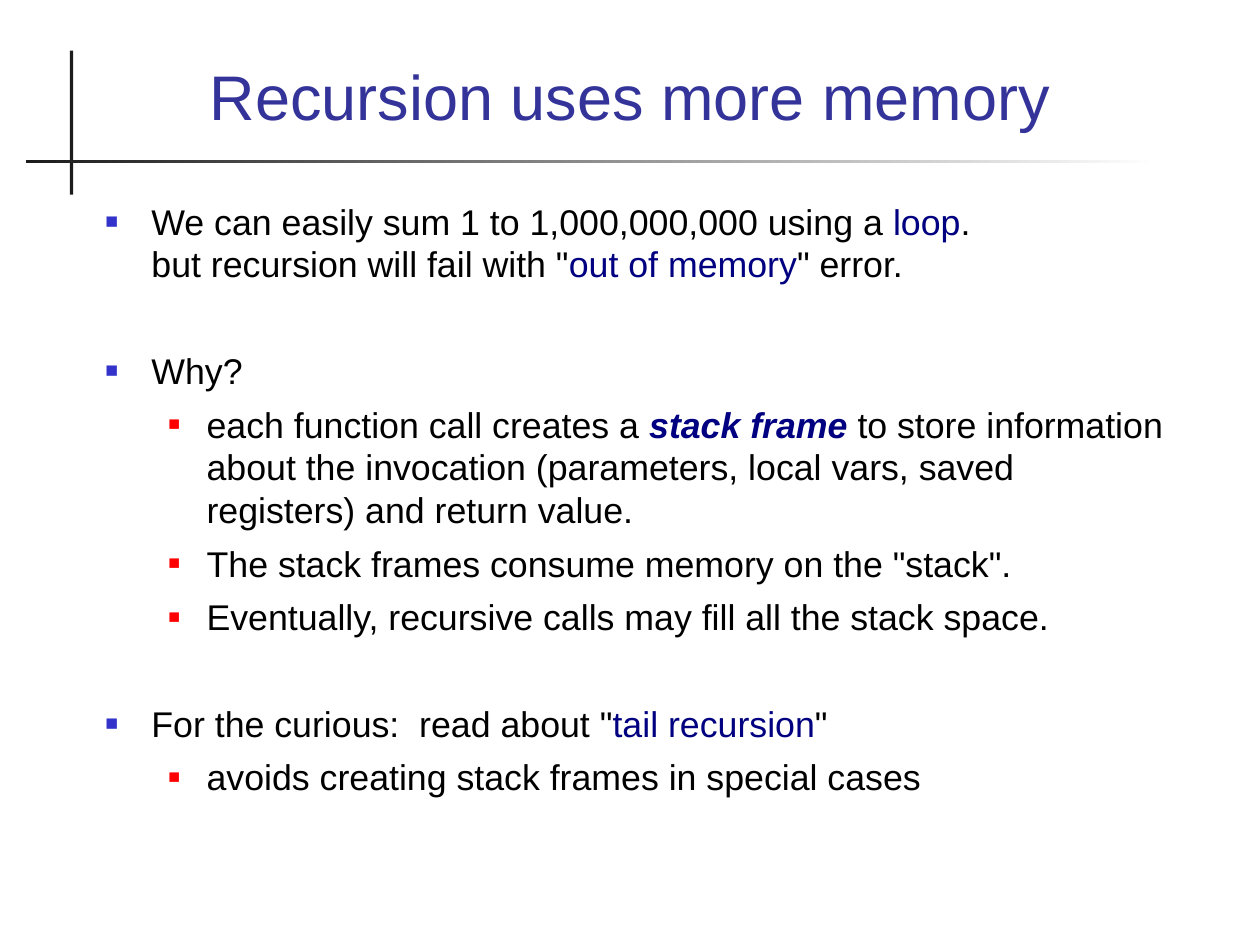
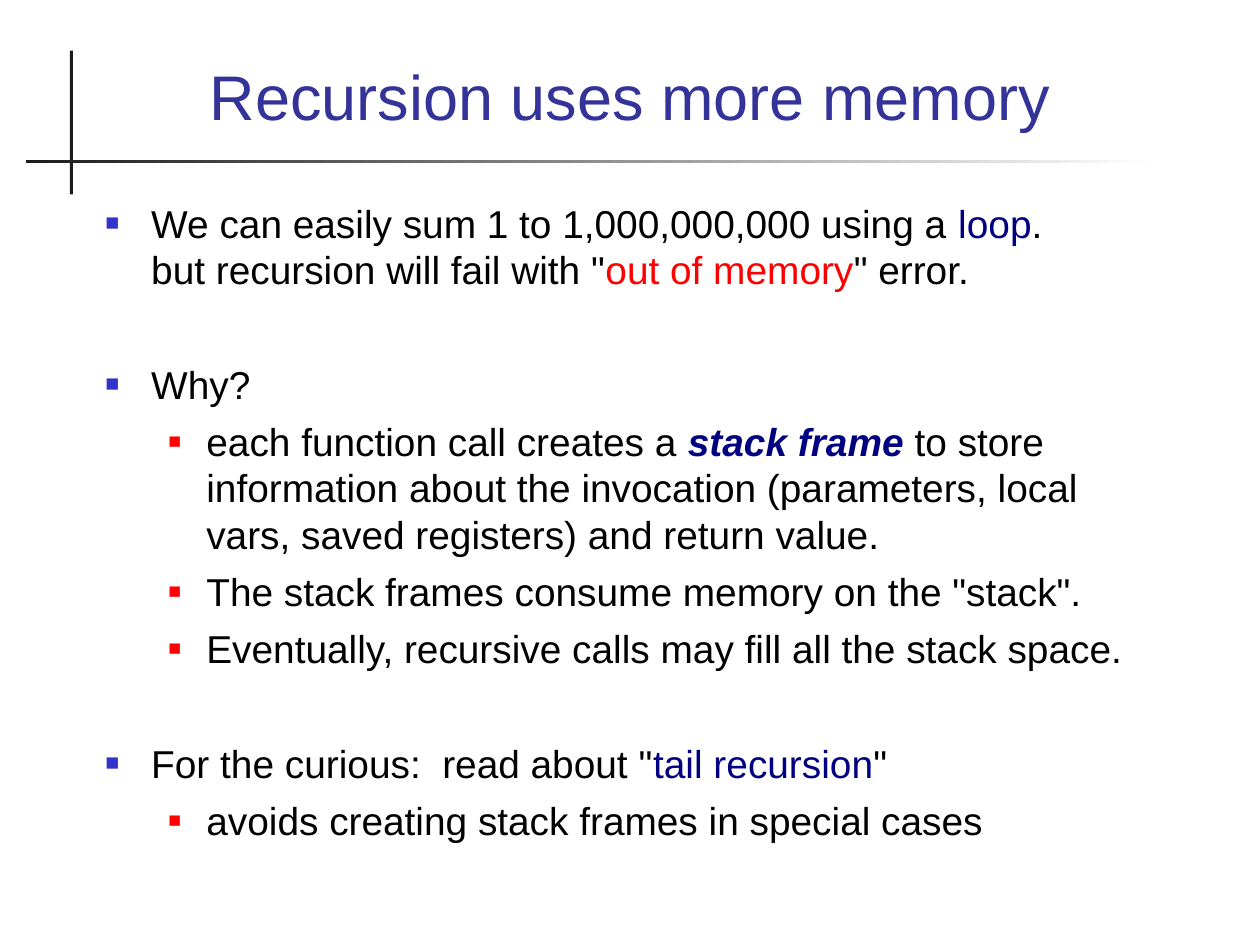
Before and after one commit to skeoop/skeoop.github.io, a slide deck: slide 16 of recursion/Recursion.ppt. Drawn at 1260x945 pixels with LibreOffice and Linux fonts; fonts in the diff are those of the drawing. Boxes give left, top, right and bottom in pixels: in the first picture for what was removed or moved away, otherwise in the second. Text is boxed around its words. In the diff, an @@ line names an element or a change of style, - is before the commit and + after.

```diff
--- a/recursion/Recursion.ppt
+++ b/recursion/Recursion.ppt
@@ text "We can easily sum 1 ..." at <box>151,210,1122,842</box>: size 20.4 to 22.2 pt; text colour #000080 to #FF0000 in ""out of memory""; indent changed @@
```
Also in this commit, not shown: 20 other slides changed, 2 other files.
